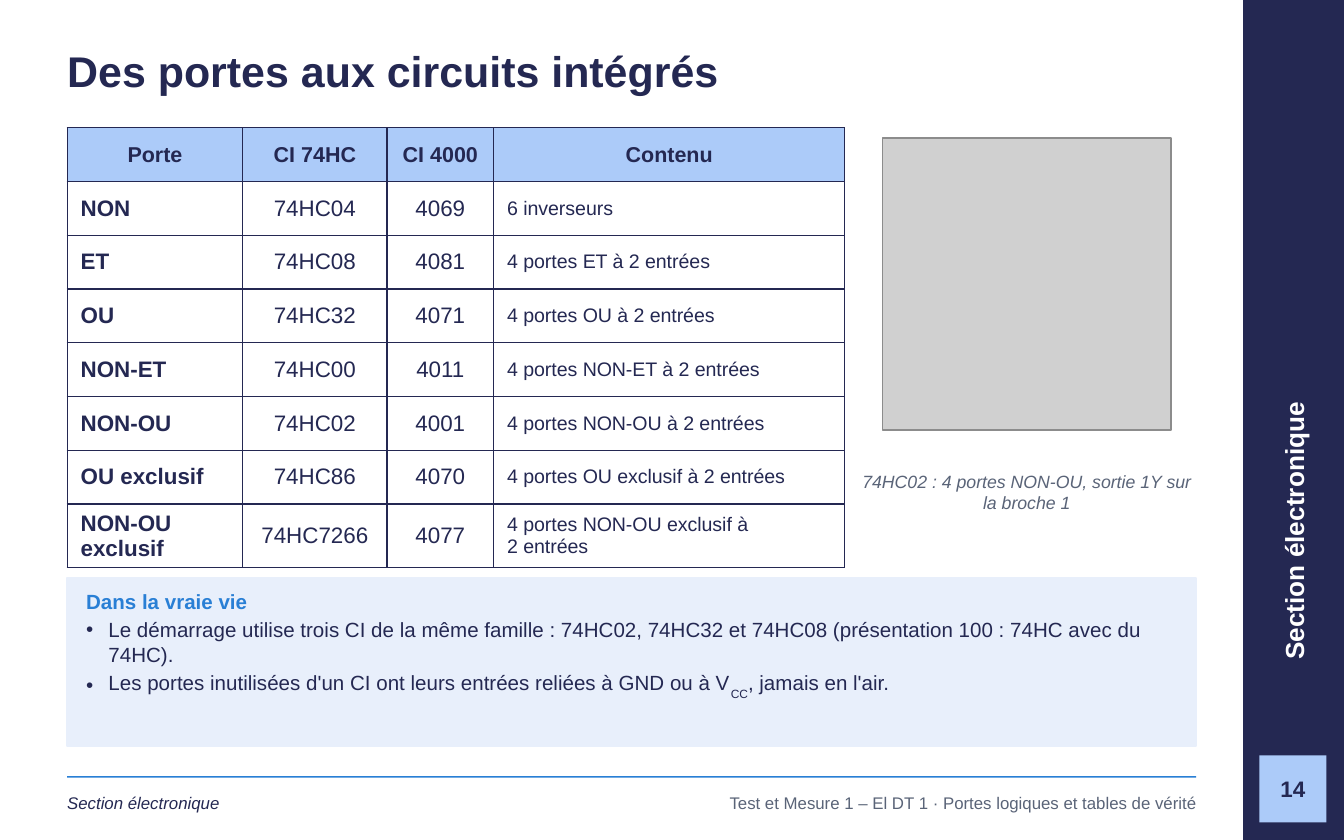
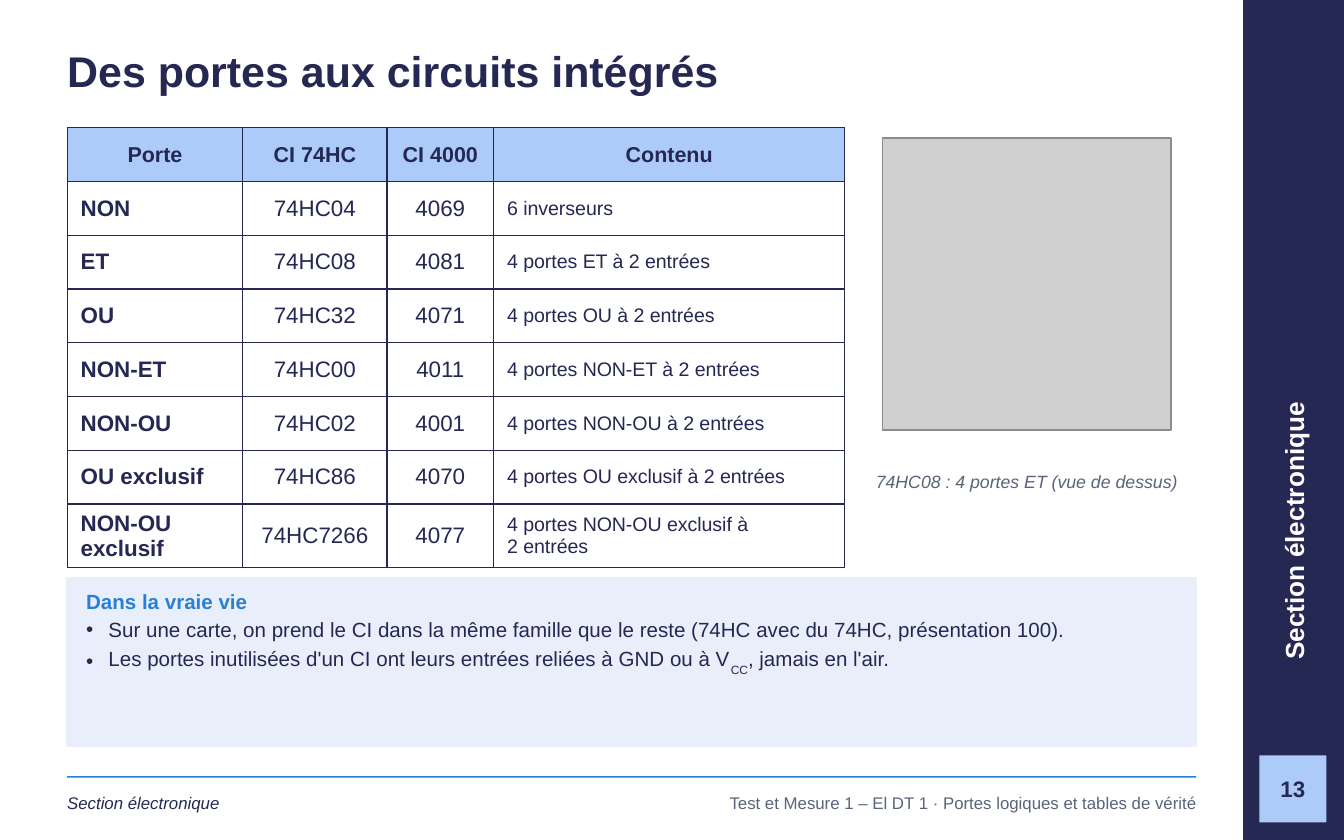
Before and after one commit to GlemoineETML/cours-etml, a slide deck: slide 13 of reference/tm1/semaine-1/120 Portes logiques et tables de vérité.pptx (slide 14 before the commit). Drawn at 1344x840 pixels with LibreOffice and Linux fonts; fonts in the diff are those of the drawing; grey boxes stand for pictures; background and template pictures are left out. Boxes give left, top, right and bottom in pixels: in the first picture for what was removed or moved away, otherwise in the second. Text is boxed around its words. In the diff, an @@ line names an element or a change of style, - is before the commit and + after.

```diff
--- a/reference/tm1/semaine-1/120 Portes logiques et tables de vérité.pptx
+++ b/reference/tm1/semaine-1/120 Portes logiques et tables de vérité.pptx
@@ text at <box>876,475,1178,492</box>: text changed @@
-74HC02 : 4 portes NON‑OU, sortie 1Y sur la broche 1
+74HC08 : 4 portes ET (vue de dessus)
@@ text at <box>108,622,1064,642</box>: text changed @@
-• Le démarrage utilise trois CI de la même famille : 74HC02, 74HC32 et 74HC08 (présentation 100 : 74HC avec du 74HC).
+• Sur une carte, on prend le CI dans la même famille que le reste (74HC avec du 74HC, présentation 100).
@@ page number at <box>1280,781,1305,797</box>: text changed @@
-14
+13
```
Also in this commit, not shown: 16 other slides changed, 1 slide removed, 4 other files.
